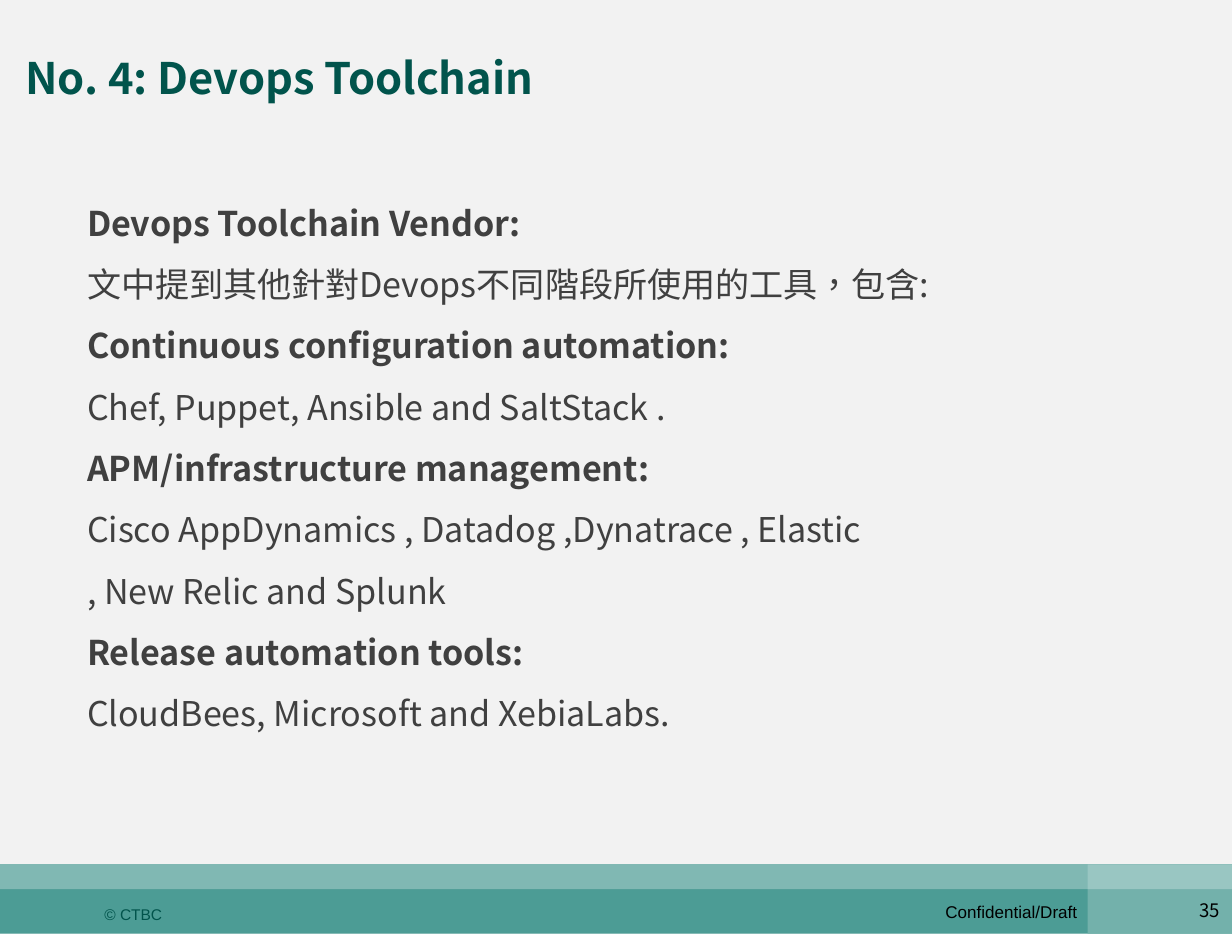
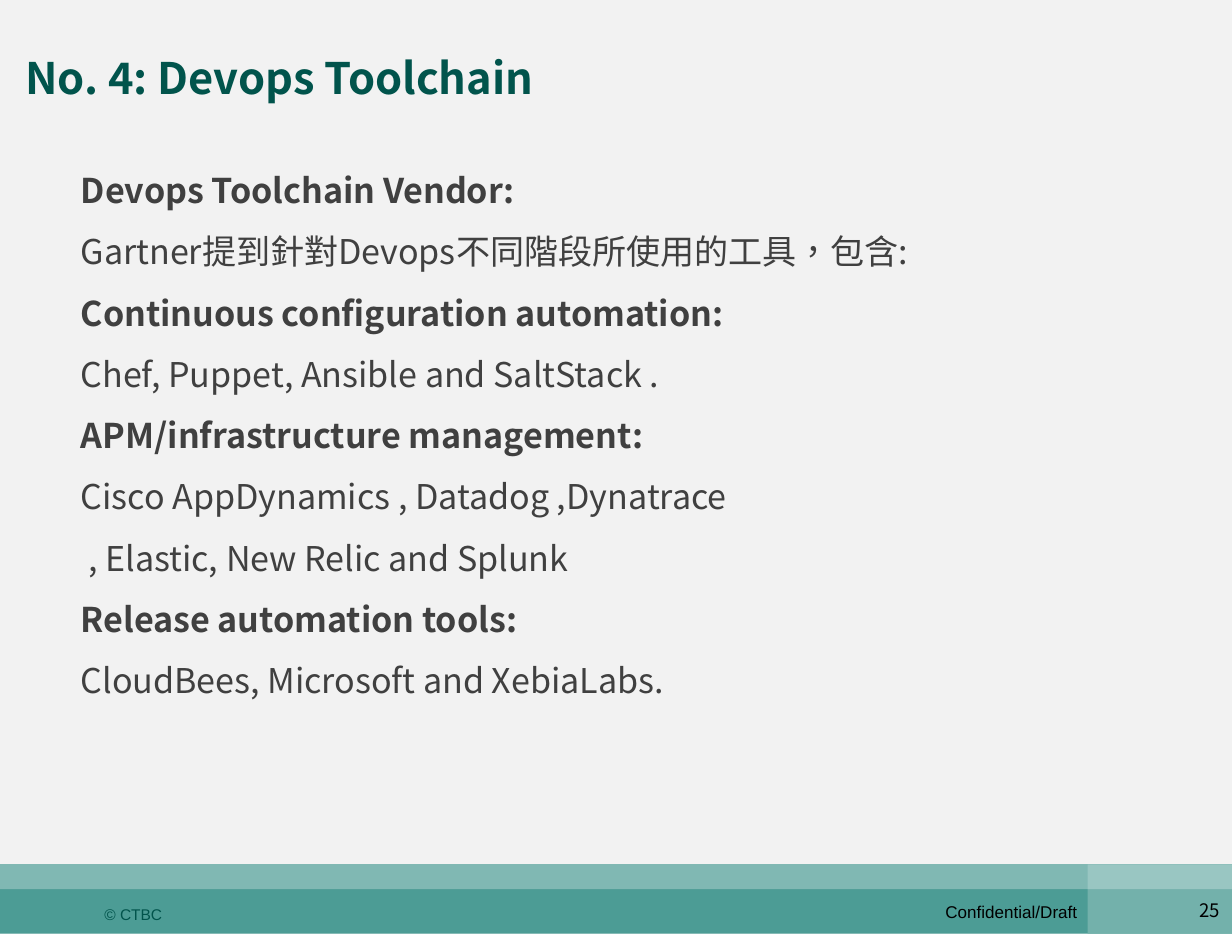
Before and after one commit to shaven105/duh, a slide deck: slide 25 of QQ2.pptx (slide 35 before the commit). Drawn at 1232x934 pixels with LibreOffice and Linux fonts; fonts in the diff are those of the drawing. Boxes give left, top, right and bottom in pixels: in the first picture for what was removed or moved away, otherwise in the second. Text is boxed around its words. In the diff, an @@ line names an element or a change of style, - is before the commit and + after.

```diff
--- a/QQ2.pptx
+++ b/QQ2.pptx
@@ text "Devops Toolchain Vendor:": place and size @@
-text "Devops Toolchain Vendor:" at [87, 208, 929, 732]
+text "Devops Toolchain Vendor:" at [81, 175, 908, 699]
@@ text at [81, 235, 908, 272]: text changed @@
-文中提到其他針對Devops不同階段所使用的工具，包含:
+Gartner提到針對Devops不同階段所使用的工具，包含:
@@ text at [81, 482, 727, 579]: spaces changed @@
-Cisco AppDynamics , Datadog ,Dynatrace , Elastic
-, New Relic and Splunk
+Cisco AppDynamics , Datadog ,Dynatrace
+, Elastic, New Relic and Splunk
@@ page number at [1199, 903, 1220, 917]: text changed @@
-35
+25
```
Also in this commit, not shown: 5 other slides changed, 4 slides added, 15 slides removed, 3 other files.
